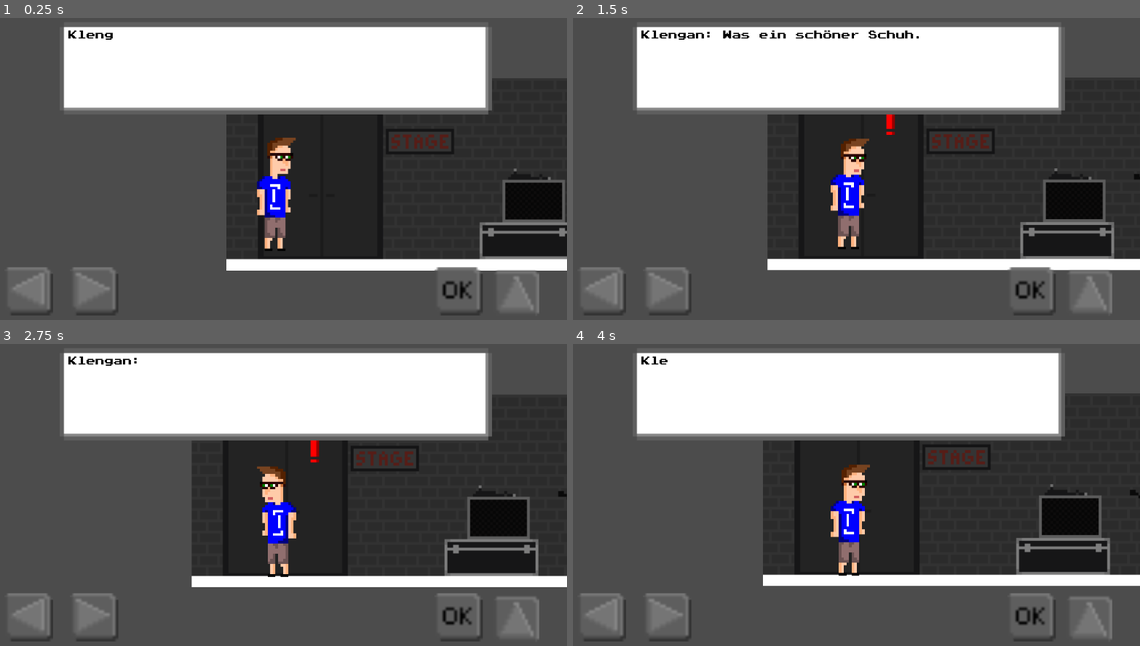
Above: before the commit, frames 1-4 (two rows, left to right).
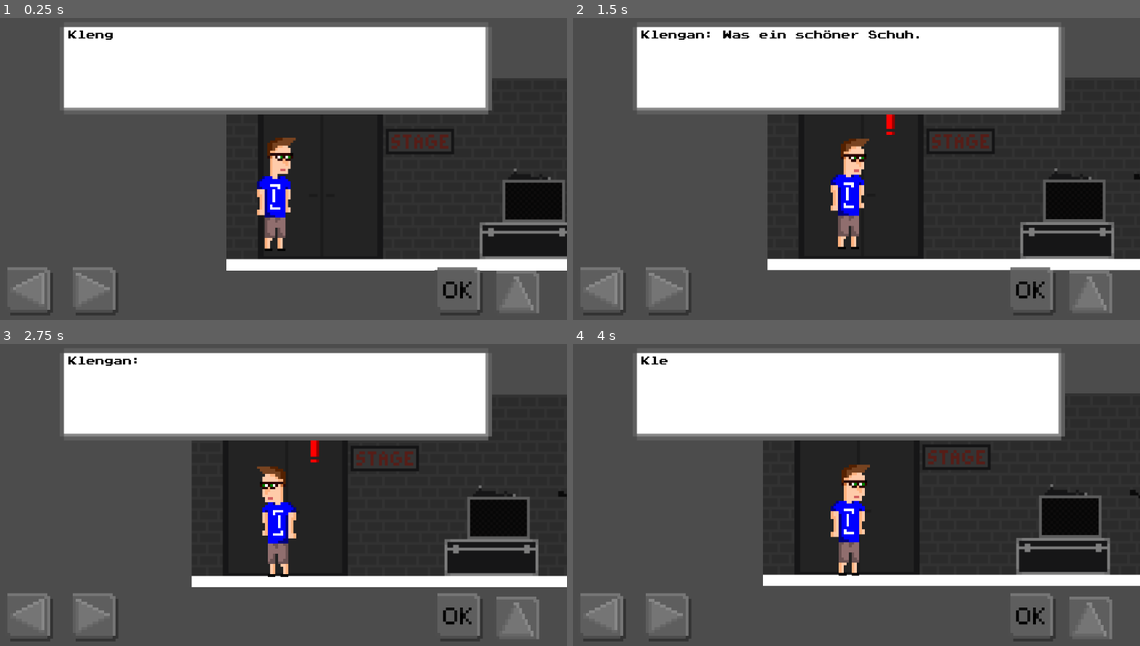
Above: after the commit, the same moments.

Repository: klenganthegame/KlenganTheGame
Game: Godot game, scene res://level/1/Level1.tscn
The game is run twice, just before and just after one commit, with the same random seed, the same clock (stepped at 60 frames per second) and the same inputs.
Inputs:
- Up to frame 1 (0.25 s): no input
- Up to frame 2 (1.5 s): hold E (accept) 0.53-1.28 s; hold D (walk_right) from 0.53 s (still down); tap Space (jump) at 0.77 s; tap E (accept) at 1.35 s
- Up to frame 3 (2.75 s): tap Space (jump) at 1.52 s; release D (walk_right) at 2.03 s; hold A (walk_left) from 2.03 s (still down); hold E (accept) from 2.03 s (still down)
- Up to frame 4 (4 s): release A (walk_left) at 2.78 s; release E (accept) at 2.78 s; hold D (walk_right) from 2.78 s (still down); tap E (accept) at 2.85 s; tap Space (jump) at 3.02, 3.77 s; hold E (accept) from 3.53 s (still down)

The runs differ from the first frame. In frame 1, 0.1% of the frame differs, in the area x 8-95%, y 82-97%; in frame 2, 0.1%; in frame 3, less than 0.1%; in frame 4, less than 0.1%.

Commit message:
uploaded .import files

Diff:
--- a/project.godot
+++ b/project.godot
@@ -20,9 +20,11 @@
 
 [application]
 
-config/name="Klengan the Game"
+config/name="KlenganTheGame"
 run/main_scene="res://level/1/Level1.tscn"
-config/icon="res://resources/sprites/icons/icon.png"
+boot_splash/image="res://resources/bootsplash/bootsplash.png"
+boot_splash/bg_color=Color( 0, 0, 0, 1 )
+config/icon="res://resources/icons/icon.png"
 
 [editor_plugins]
 
Not shown, added: addons/adbox/icon.png.import
Not shown, added: docs/assets/images/logo-122x133.png.import
Not shown, added: docs/assets/images/mbr-1920x1296.jpg.import
Not shown, added: docs/assets/images/mbr-favicon.png.import
Not shown, added: docs/assets/socicon/fonts/socicon.svg.import
Not shown, added: docs/assets/web/assets/mobirise-icons/mobirise-icons.svg.import
Not shown, added: docs/assets/web/assets/mobirise-icons2/mobirise2.svg.import
Not shown, added: docs/game/index.png.import
Not shown, added: objects/enemy/icon.png.import
Not shown, added: resources/audio/text_beep.wav.import
Renamed: sprites/bootsplash/bootsplash.png -> resources/bootsplash/bootsplash.png
Not shown, added: resources/bootsplash/bootsplash.png.import
(and 40 more such lines)
